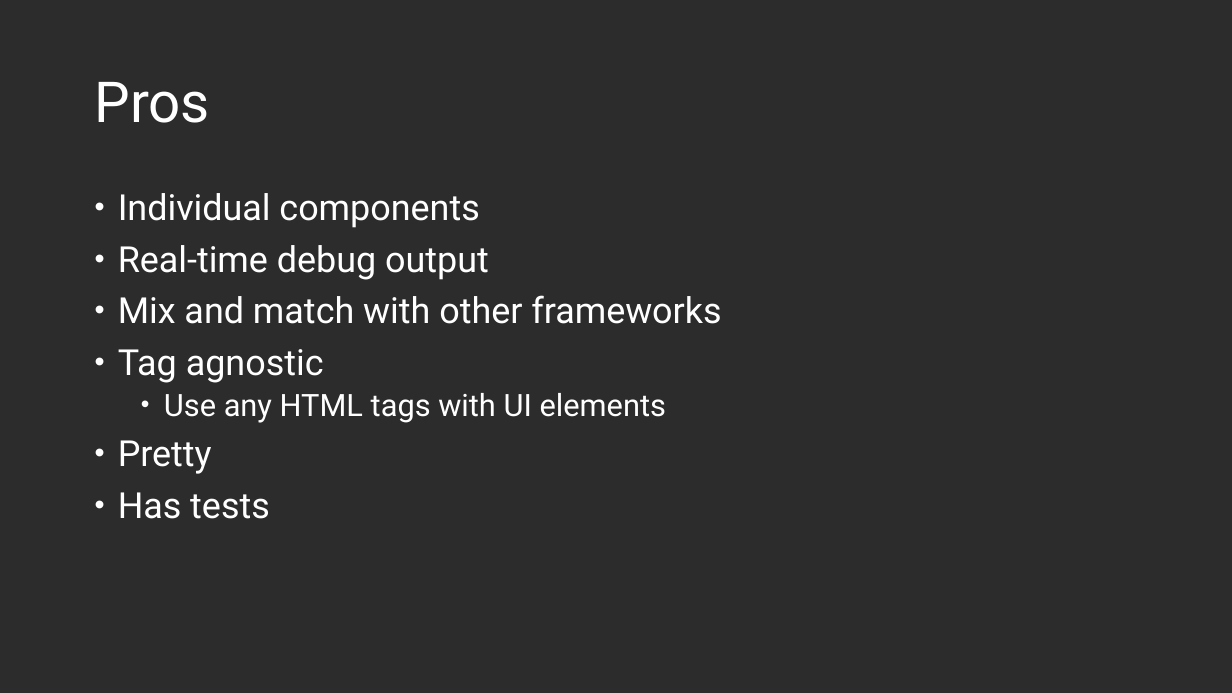
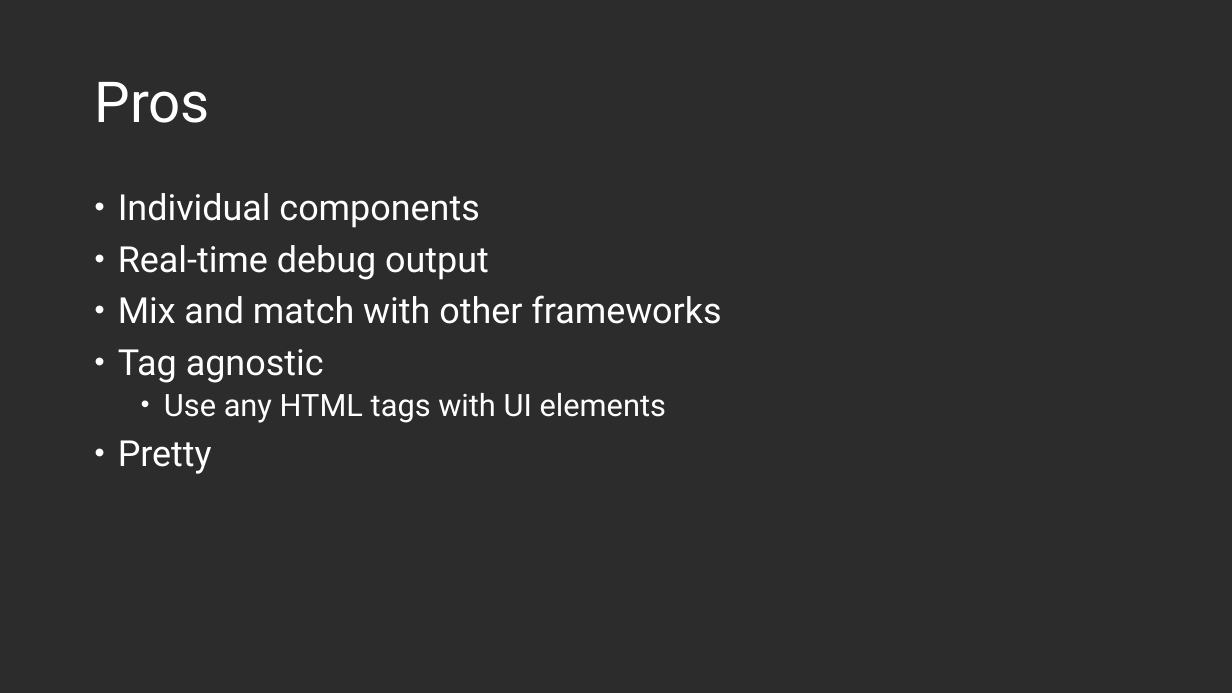
Before and after one commit to champagne-randy/semantic_sandbox, a slide deck: slide 4 of Semantic-UI.pptx (slide 5 before the commit). Drawn at 1232x693 pixels with LibreOffice and Linux fonts; fonts in the diff are those of the drawing. Boxes give left, top, right and bottom in pixels: in the first picture for what was removed or moved away, otherwise in the second. Text is boxed around its words. In the diff, an @@ line names an element or a change of style, - is before the commit and + after.

```diff
--- a/Semantic-UI.pptx
+++ b/Semantic-UI.pptx
@@ text at (118, 492, 270, 519): paragraph removed @@
-• Has tests
```
Also in this commit, not shown: 2 other slides changed, 1 slide removed, 33 other files.
